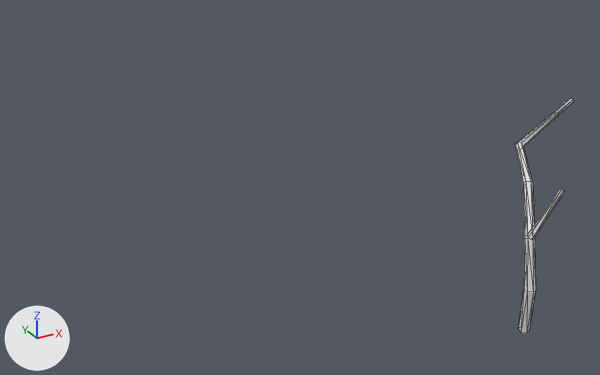
An edit to the glTF model my-portfolio/static/models/trees/Old-tree/Old-tree-references.glb, drawn before and after from the same camera.
Both versions are drawn from a 50 mm camera at (-11.9, -13.9, 11.0) aimed at (-0.2, 7.3, 0.4). Arrows for +X, +Y and +Z are at lower left; the lights stay in place. The older version comes first. Mesh edges are drawn as thin lines. Where no turn or scale is listed for an object, it has been applied to the vertices. Vertices at exactly the same position are counted once.

The first picture shows 'treeBody.016'.
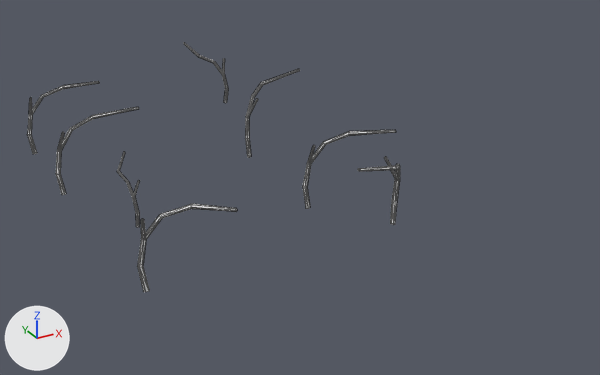
Where the newer file only moved an object's origin or applied its transform, the numbers keep the older frame.

What the commit changed:
me_plane_041 is used by ob_treebody_016; location (0.88, -1.78, 0.0).
me_plane_041 had 48 vertices, 72 faces and spanned x -0.23..3.42, y -0.26..2.66, z -0.02..4.48.
me_plane_041 now has 48 vertices, 72 faces and spans x -7.42..-5.48, y 4.1..6.18, z -0.01..2.73.
me_plane_041 part 1: the whole mesh is turned -85.4 degrees about the z axis through its middle and scaled by 0.608, then moved by (-8.04, 3.94, -0.87).
Mesh me_plane_031 is new.
It has 48 vertices, 72 faces and spans x -0.25..0.3, y -0.11..1.68, z -0.01..1.77.
Mesh me_plane_030 is new.
It has 48 vertices, 72 faces and spans x -0.17..2.55, y -0.63..0.3, z -0.01..2.73.
Mesh me_plane_029 is new.
It has 48 vertices, 72 faces and spans x -1.01..0.14, y -0.13..1.97, z -0.01..2.3.
Mesh me_plane_028 is new.
It has 48 vertices, 72 faces and spans x -0.17..2.49, y -0.21..0.92, z -0.01..2.73.
Mesh me_plane_027 is new.
It has 48 vertices, 72 faces and spans x -0.17..2.27, y -1.35..0.13, z -0.01..2.73.
Mesh me_plane_026 is new.
It has 48 vertices, 72 faces and spans x -0.17..2.08, y -1.63..0.12, z -0.01..2.73.
Mesh me_plane_025 is new.
It has 48 vertices, 72 faces and spans x -2.2..0.15, y -1.44..0.15, z -0.01..2.73.
Object 'treeBody.022' (ob_treebody_022) is new; it shows me_plane_031.
Its location is (-5.35, 7.97, 0.0).
Object 'treeBody.021' (ob_treebody_021) is new; it shows me_plane_030.
Its location is (-6.68, 11.4, 0.0).
Object 'treeBody.020' (ob_treebody_020) is new; it shows me_plane_029.
Its location is (1.88, 17.75, 0.0).
Object 'treeBody.019' (ob_treebody_019) is new; it shows me_plane_028.
Its location is (0.03, 11.48, 0.0).
Object 'treeBody.018' (ob_treebody_018) is new; it shows me_plane_027.
Its location is (-6.68, 15.55, 0.0).
Object 'treeBody.017' (ob_treebody_017) is new; it shows me_plane_026.
Its location is (-0.26, 6.66, 0.0).
Object 'treeBody.001' (ob_treebody_001) is new; it shows me_plane_025.
Its location is (1.41, 4.44, 0.0).

Pixel boxes [x1, y1, x2, y2] of what changed, in the pictures (600 x 375 px):
'treeBody.016', moved, turned, rescaled: before [515, 99, 574, 333]; after [137, 204, 237, 292]
'treeBody.017', added: after [303, 130, 396, 209]
'treeBody.021', added: after [56, 107, 139, 195]
'treeBody.001', added: after [358, 157, 400, 225]
'treeBody.018', added: after [27, 81, 99, 154]
'treeBody.019', added: after [245, 69, 300, 158]
'treeBody.022', added: after [117, 152, 140, 227]
'treeBody.020', added: after [184, 43, 228, 103]
